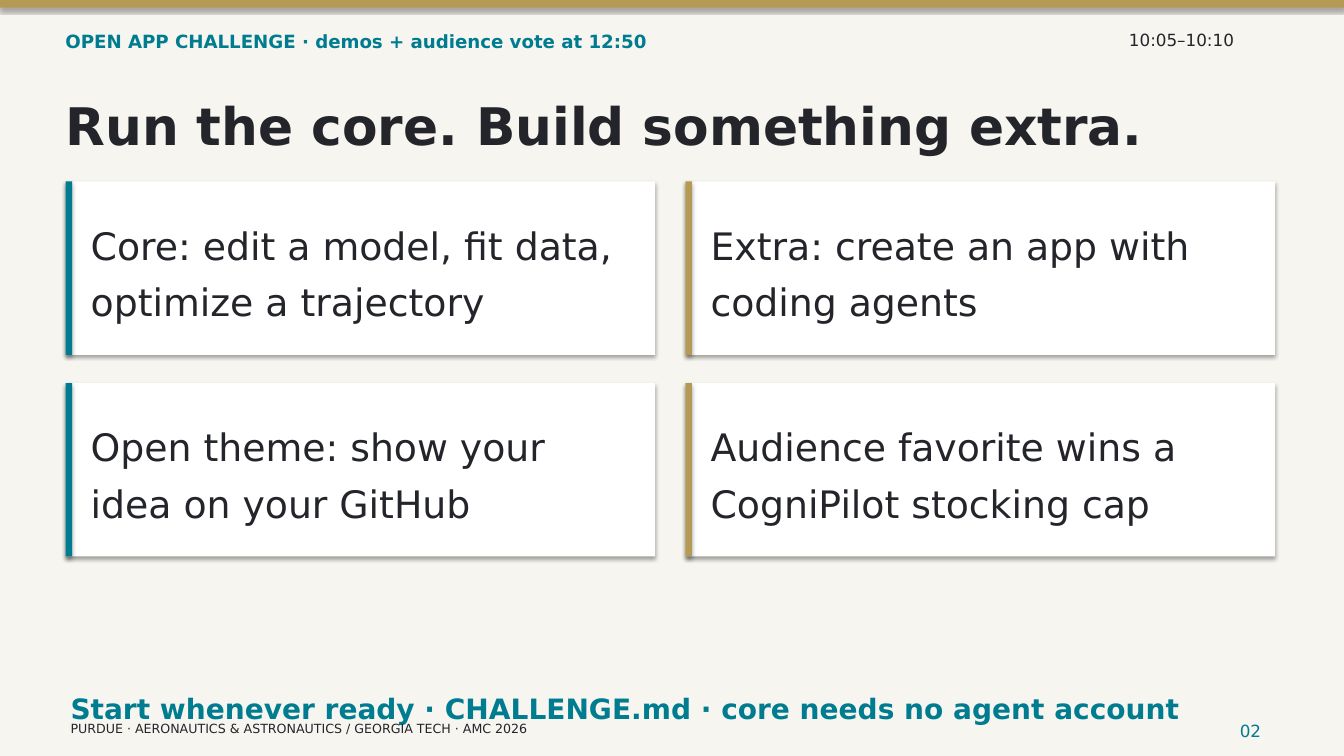
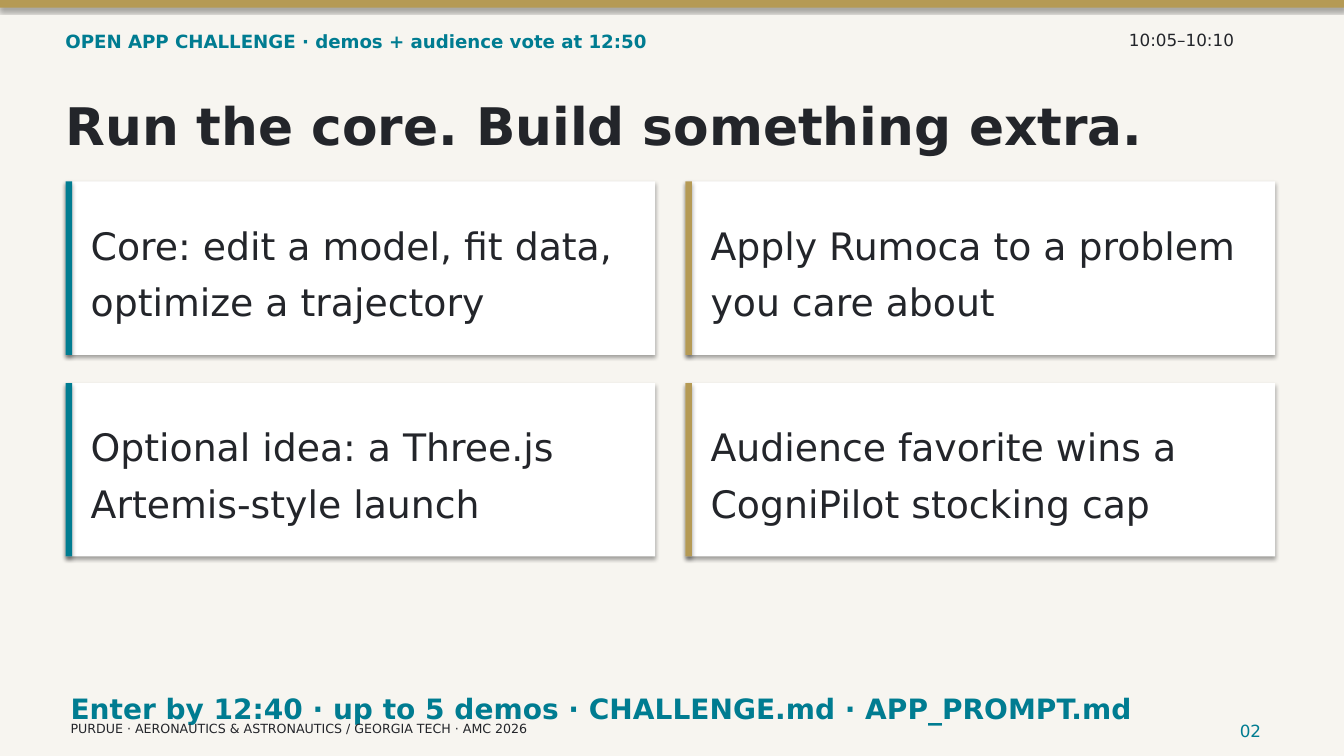
Before and after one commit to CogniPilot/rumoca-workshop, a slide deck: slide 2 of slides/workshop.pptx. Drawn at 1344x756 pixels with LibreOffice and Linux fonts; fonts in the diff are those of the drawing. Boxes give left, top, right and bottom in pixels: in the first picture for what was removed or moved away, otherwise in the second. Text is boxed around its words. In the diff, an @@ line names an element or a change of style, - is before the commit and + after.

Commit message:
Keep core workshop central and publish optional creative app prompts

```diff
--- a/slides/workshop.pptx
+++ b/slides/workshop.pptx
@@ text at [711,231,1235,324]: text changed @@
-Extra: create an app with
-coding agents
+Apply Rumoca to a problem
+you care about
@@ text at [91,432,553,526]: text changed @@
-Open theme: show your
-idea on your GitHub
+Optional idea: a Three.js
+Artemis-style launch
@@ text at [71,697,1131,725]: text changed @@
-Start whenever ready · CHALLENGE.md · core needs no agent account
+Enter by 12:40 · up to 5 demos · CHALLENGE.md · APP_PROMPT.md
```
Also in this commit, not shown: 1 other slide changed, 18 other files.
